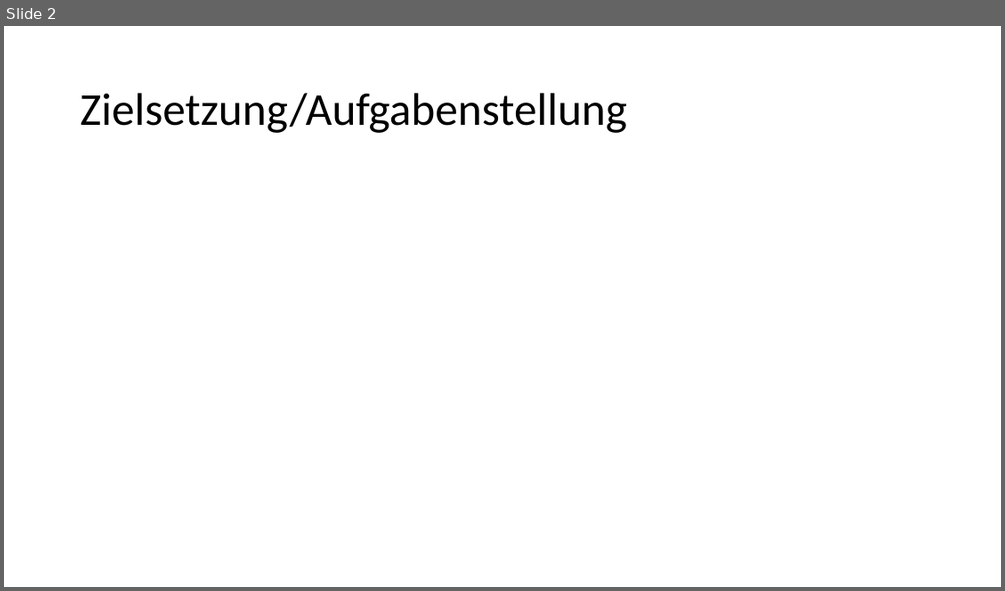
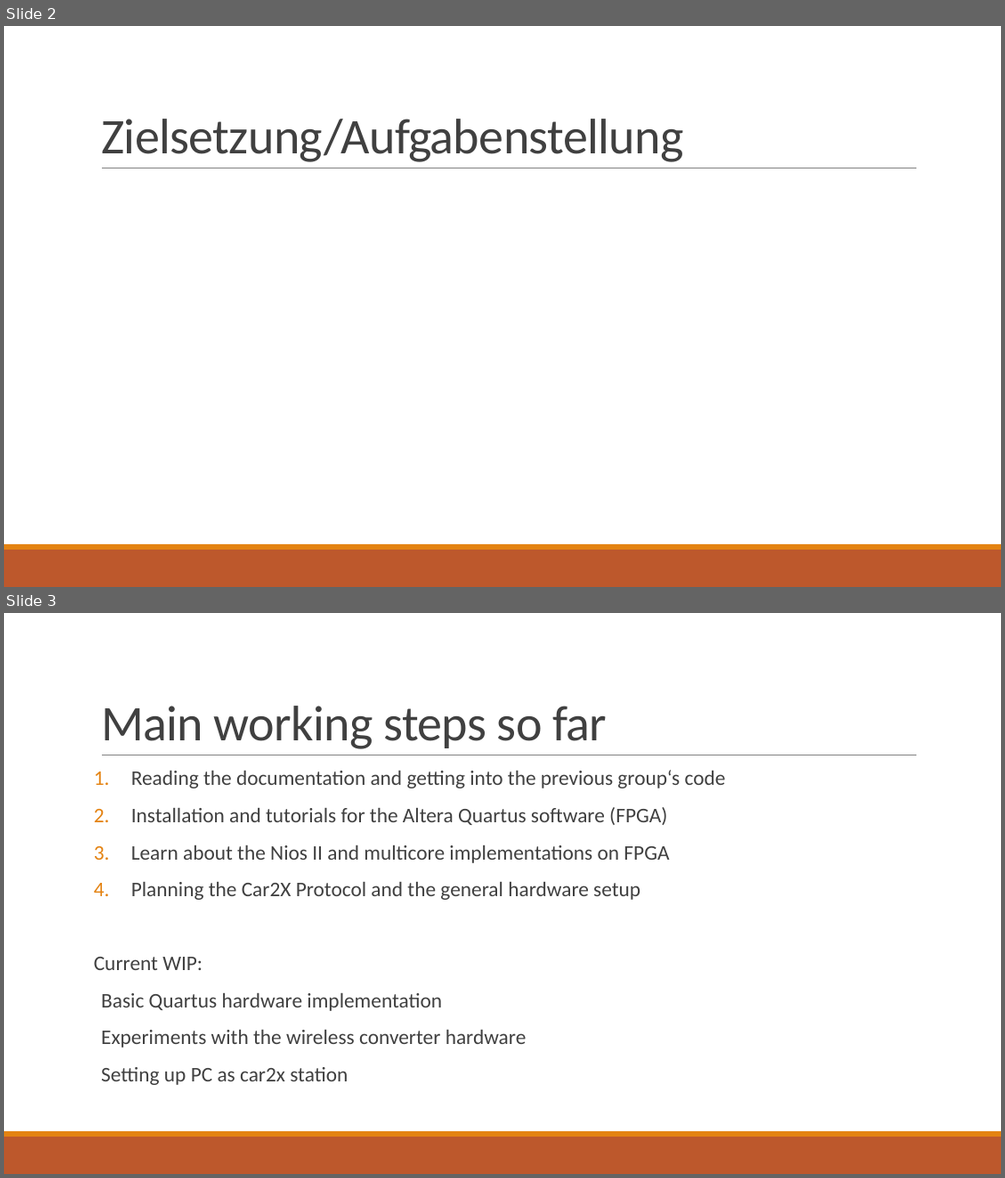
Before and after one commit to fjanssen/Car2X, a slide deck: doc/MidTerm.pptx. Shown one above the other, each under a label of ours: slide 2 before the commit, slides 2 and 3 after it. The pictures are 1005x591 and 1005x1178 pixels, drawn with LibreOffice and Linux fonts; fonts in the diff are those of the drawing. Boxes give left, top, right and bottom in pixels: in the first picture for what was removed or moved away, otherwise in the second. Text is boxed around its words. In the diff, an @@ line names an element or a change of style, - is before the commit and + after.

```diff
--- a/doc/MidTerm.pptx
+++ b/doc/MidTerm.pptx
@@ slide 3 added at [4, 613, 1001, 1174], background #FFFFFF; not listed: 3 template elements that a slide beside it also shows @@
@@ title added at [101, 706, 607, 749], 48 pt, text #404040 @@
+Main working steps so far
@@ text added at [94, 770, 726, 1085], 20 pt, text #404040 @@
+1. Reading the documentation and getting into the previous group‘s code
+2. Installation and tutorials for the Altera Quartus software (FPGA)
+3. Learn about the Nios II and multicore implementations on FPGA
+4. Planning the Car2X Protocol and the general hardware setup
+Current WIP:
+  Basic Quartus hardware implementation
+  Experiments with the wireless converter hardware
+  Setting up PC as car2x station
@@ slide 2 changed as well @@
@@ title "Zielsetzung/Aufgabenstellung": place and size @@
-title "Zielsetzung/Aufgabenstellung" at [80, 93, 627, 133]
+title "Zielsetzung/Aufgabenstellung" at [101, 119, 684, 162]
@@ title "Zielsetzung/Aufgabenstellung" at [101, 119, 684, 162]: size 44 to 48 pt, text colour #000000 to #404040, letter spacing 0 to -0.5 pt; line spacing 0.9 to 0.85; vertical alignment middle to bottom @@
@@ line added from (102, 168) to (917, 168), #808080 0.5 pt @@
@@ rectangle added at [4, 549, 1001, 587], fill #BD582C @@
@@ rectangle added at [4, 544, 1001, 549], fill #E48312 @@
```
Also in this commit, not shown: 6 other slides changed, 3 other slides added, 4 slides removed.
